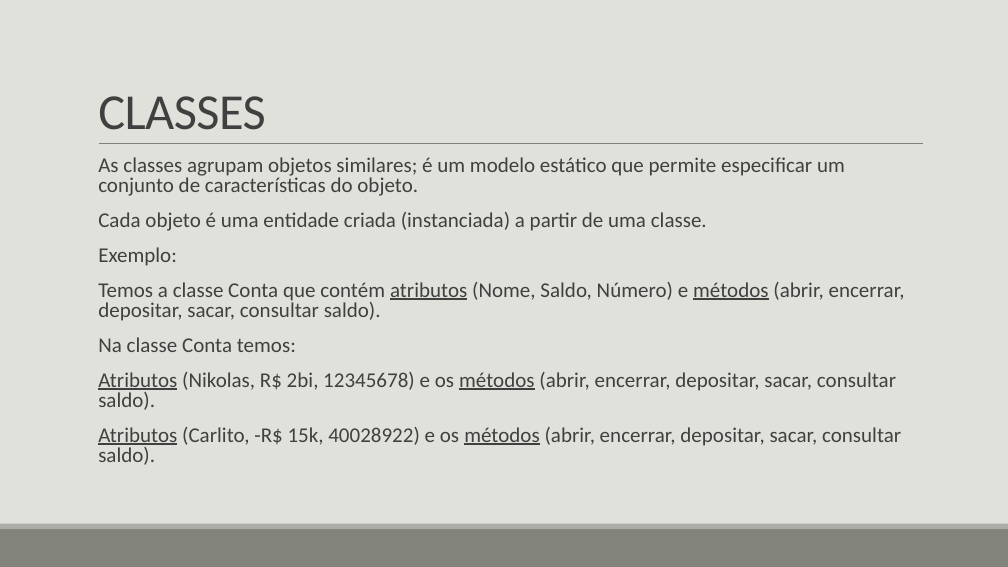
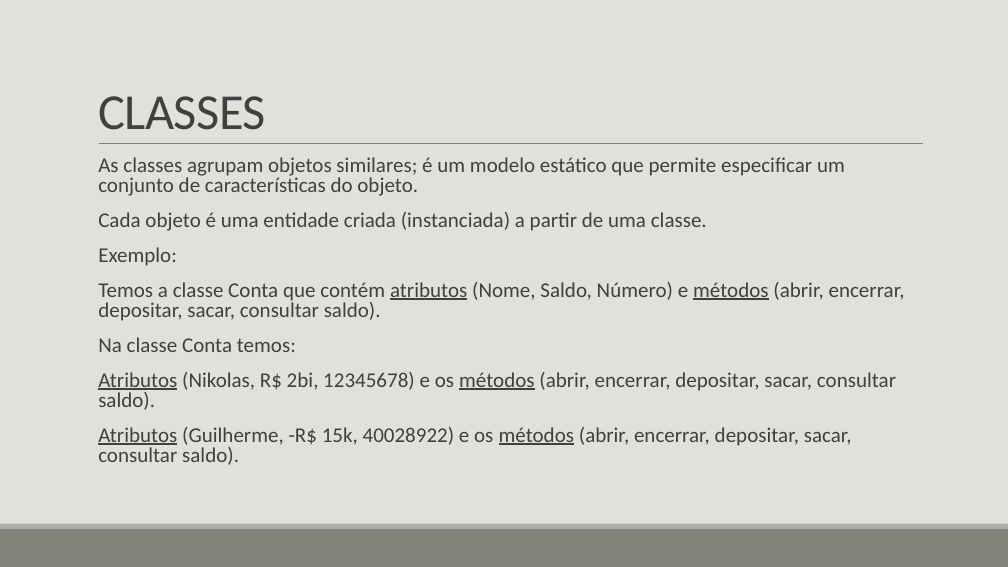
Before and after one commit to LucasHerculanoAmaro/Minhas-Aulas, a slide deck: slide 9 of Euripedes Simões de Paula/Java/Programação Orientada a Objetos/Programação Orientada a Objetos.pptx. Drawn at 1008x567 pixels with LibreOffice and Linux fonts; fonts in the diff are those of the drawing. Boxes give left, top, right and bottom in pixels: in the first picture for what was removed or moved away, otherwise in the second. Text is boxed around its words. In the diff, an @@ line names an element or a change of style, - is before the commit and + after.

```diff
--- a/Euripedes Simões de Paula/Java/Programação Orientada a Objetos/Programação Orientada a Objetos.pptx
+++ b/Euripedes Simões de Paula/Java/Programação Orientada a Objetos/Programação Orientada a Objetos.pptx
@@ text at box(98, 427, 852, 465): text changed @@
-  Atributos (Carlito, -R$ 15k, 40028922) e os métodos (abrir, encerrar, depositar, sacar, consultar saldo).
+  Atributos (Guilherme, -R$ 15k, 40028922) e os métodos (abrir, encerrar, depositar, sacar, consultar saldo).
```
Also in this commit, not shown: 2 other slides changed, 15 slides added, 1 other file.
